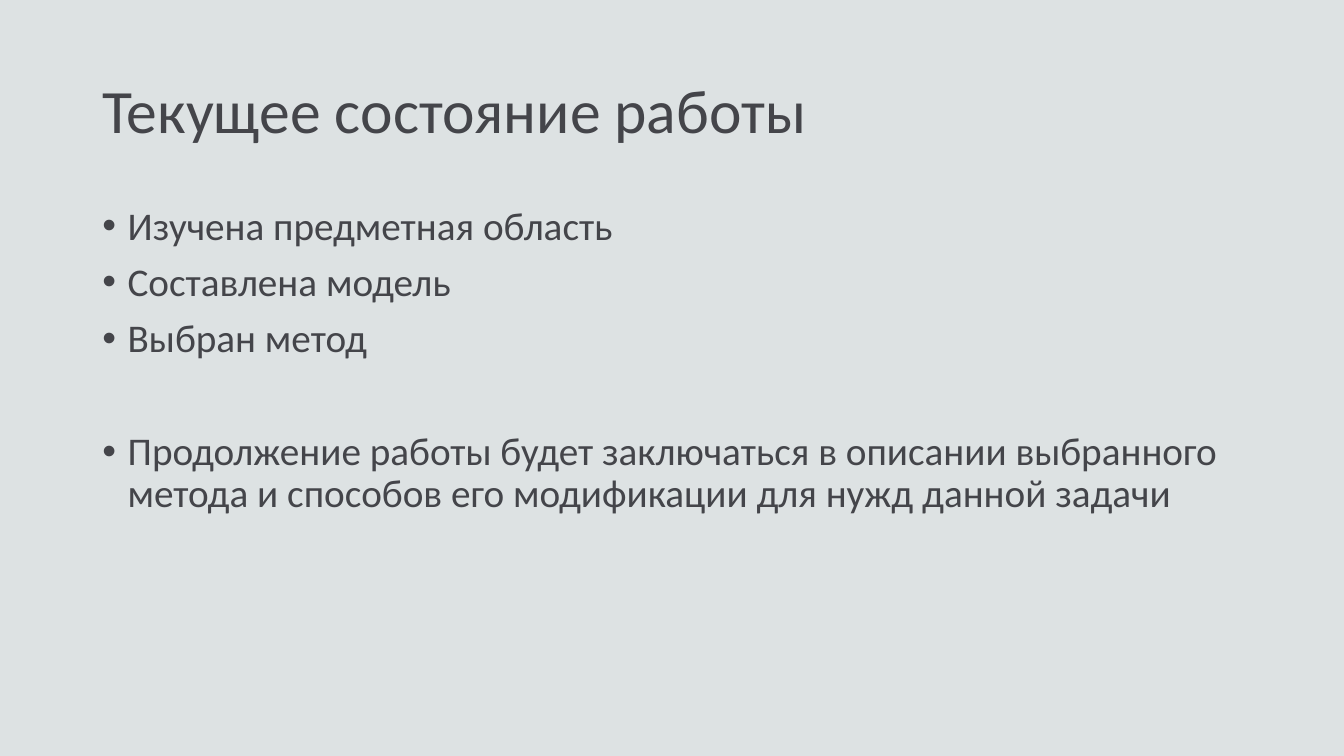
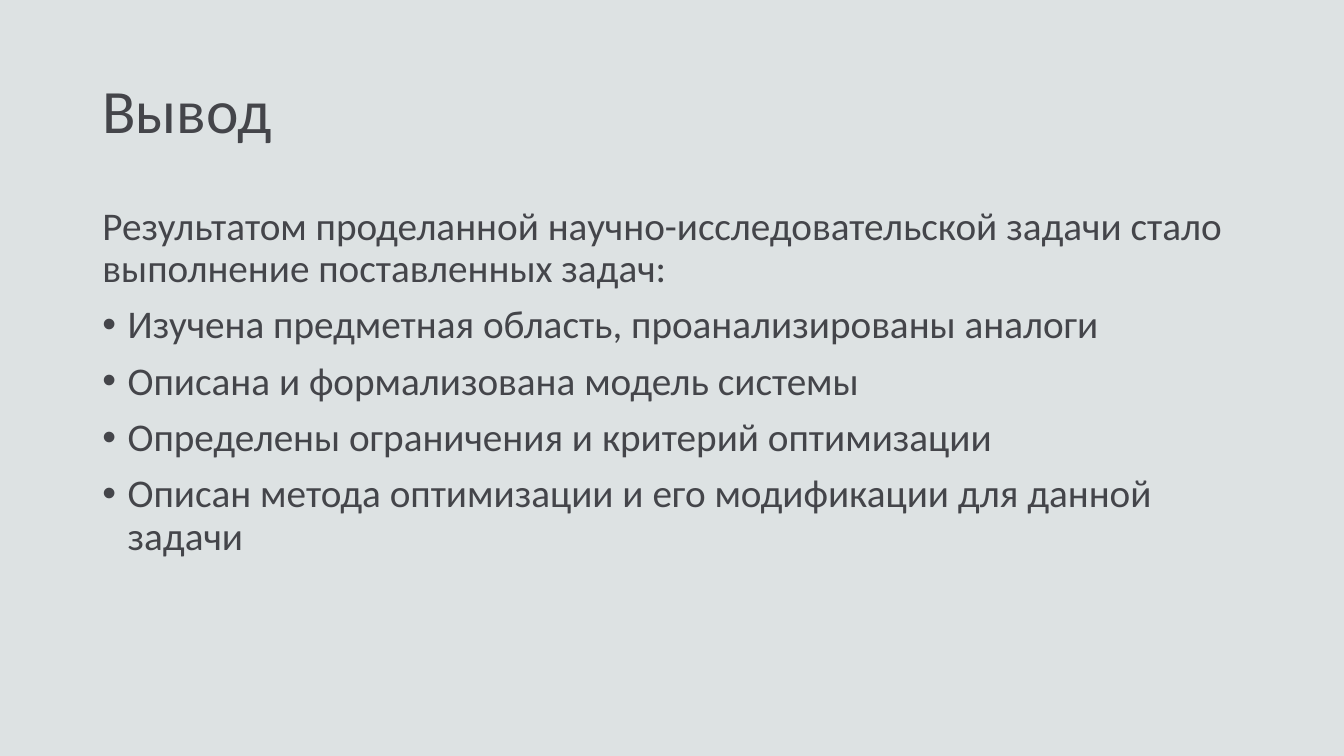
Before and after one commit to fairay/BachelorDiploma, a slide deck: slide 9 of presentation.pptx (slide 8 before the commit). Drawn at 1344x756 pixels with LibreOffice and Linux fonts; fonts in the diff are those of the drawing. Boxes give left, top, right and bottom in pixels: in the first picture for what was removed or moved away, otherwise in the second. Text is boxed around its words. In the diff, an @@ line names an element or a change of style, - is before the commit and + after.

```diff
--- a/presentation.pptx
+++ b/presentation.pptx
@@ title at [102,93,271,143]: text changed @@
-Текущее состояние работы
+Вывод
@@ text at [102,213,1222,557]: text changed @@
-• Изучена предметная область
-• Составлена модель
-• Выбран метод
-• Продолжение работы будет заключаться в описании выбранного метода и способов его модификации для нужд данной задачи
+Результатом проделанной научно-исследовательской задачи стало выполнение поставленных задач:
+• Изучена предметная область, проанализированы аналоги
+• Описана и формализована модель системы
+• Определены ограничения и критерий оптимизации
+• Описан метода оптимизации и его модификации для данной задачи
```
Also in this commit, not shown: 1 other slide changed, 1 slide added, 5 other files.
